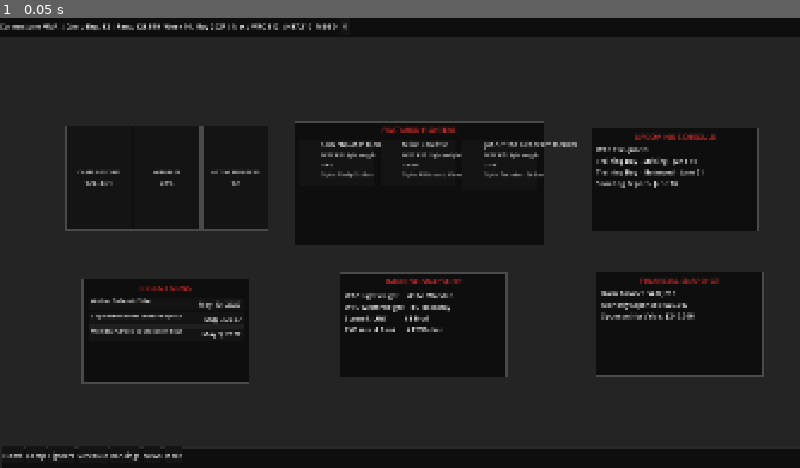
Above: before the commit, frame 1.
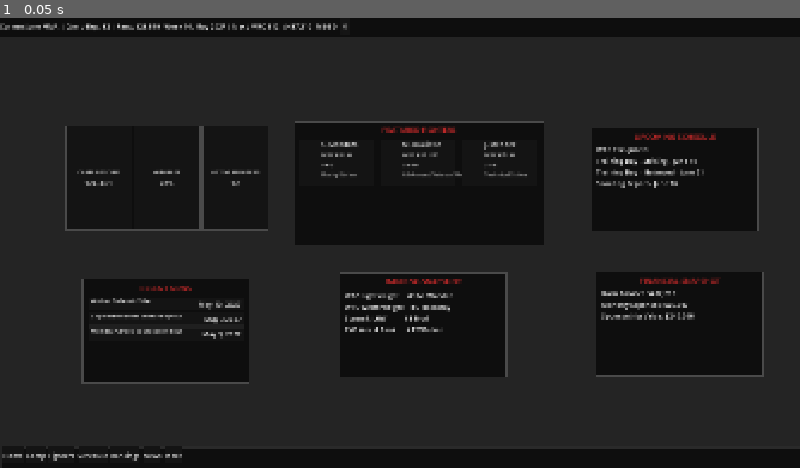
Above: after the commit, the same moment.

Repository: purepainsugar/MMA-Dynasty
Game: Godot game, scene res://Scenes/UI/Dashboard.tscn
Same seed, same stepped clock (60 frames per second), same inputs: the game is played once before the commit and once after it.
Inputs:
- Up to frame 1 (0.05 s): no input

The runs differ from the first frame. In frame 1, 0.4% of the frame differs, in the area x 40-73%, y 27-36%.

Commit message:
Sprint 2 Session 5 - Connect FighterData to fighter mini cards

Diff:
--- a/Scenes/UI/Dashboard.tscn
+++ b/Scenes/UI/Dashboard.tscn
@@ -140,7 +140,7 @@
 text = "vs Insert"
 
 [node name="FighterMiniCard3" parent="MainContent/FeaturedFightersPane/Content/FighterMiniRow" unique_id=829622485 instance=ExtResource("4_3w2xv")]
-custom_minimum_size = Vector2(180, 120)
+custom_minimum_size = Vector2(180, 110)
 layout_mode = 2
 size_flags_horizontal = 6
 size_flags_vertical = 0
--- a/Scenes/UI/FighterMiniCard.gd
+++ b/Scenes/UI/FighterMiniCard.gd
@@ -13,18 +13,49 @@
 
 
 func update_display() -> void:
+	if name_label == null or role_label == null or record_label == null or next_fight_label == null:
+		push_error("FighterMiniCard is missing one or more labels.")
+		return
+
 	if fighter_data == null:
 		_set_empty_display()
 		return
 
-	name_label.text = fighter_data.get_display_name()
-	role_label.text = fighter_data.promotion + " " + fighter_data.get_ranking_text() + " " + fighter_data.division
+	name_label.text = _get_mini_name()
+	role_label.text = fighter_data.promotion + " " + fighter_data.get_ranking_text() + " " + _get_division_abbreviation()
 	record_label.text = fighter_data.get_record_text()
-	next_fight_label.text = "Style: " + fighter_data.archetype
+	next_fight_label.text = fighter_data.archetype
+
+
+func _get_mini_name() -> String:
+	if fighter_data.first_name.length() > 0:
+		return fighter_data.first_name.substr(0, 1) + ". " + fighter_data.last_name
+
+	return fighter_data.last_name
+
+
+func _get_division_abbreviation() -> String:
+	match fighter_data.division:
+		"Lightweight":
+			return "LW"
+		"Welterweight":
+			return "WW"
+		"Middleweight":
+			return "MW"
+		"Light Heavyweight":
+			return "LHW"
+		"Heavyweight":
+			return "HW"
+		"Featherweight":
+			return "FW"
+		"Bantamweight":
+			return "BW"
+		_:
+			return fighter_data.division
 
 
 func _set_empty_display() -> void:
 	name_label.text = "No Fighter"
 	role_label.text = "Unassigned"
 	record_label.text = "-"
-	next_fight_label.text = "Style: TBD"
+	next_fight_label.text = "TBD"
